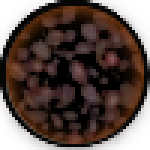
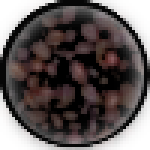
Layered file, before and after one edit (150 x 150). Changes by layer:
added layer "New Layer#4" (45%) above "New Layer#3" over (42, 6, 144, 144)
added layer "New Layer#2" (52%) above "New Layer" over (39, 42, 42, 111)
painted on "New Layer" over (6, 6, 144, 144)
